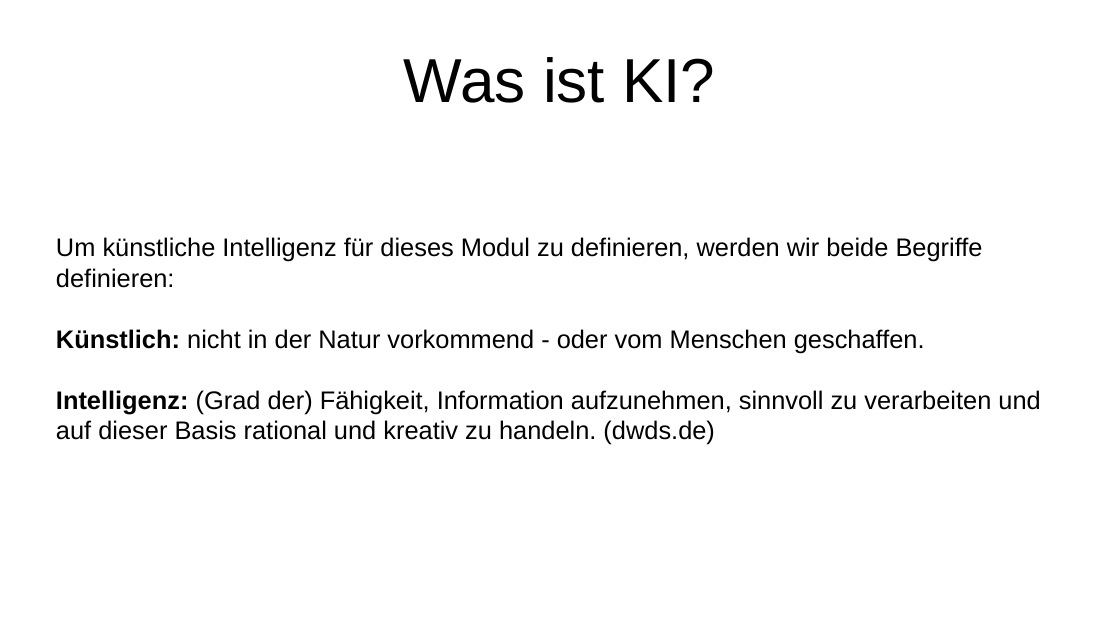
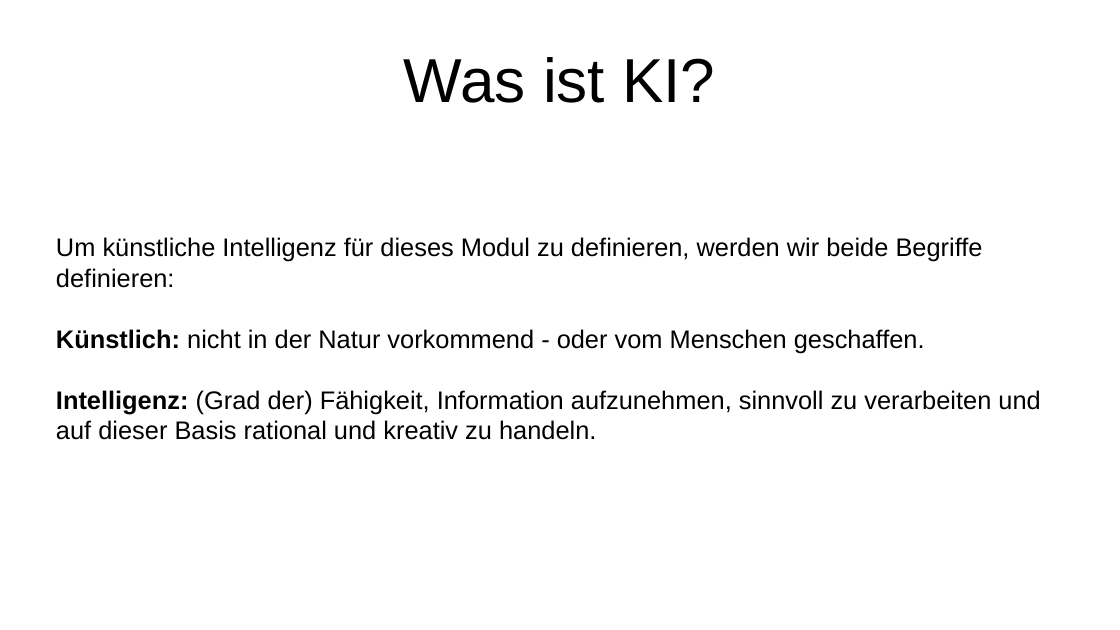
Before and after one commit to chuckgish/Modul_AKIB10_Grundlagen_KI, a slide deck: slide 1 of 1_Modul_Ueberblick/Skript.odp. Drawn at 1120x630 pixels with LibreOffice and Linux fonts; fonts in the diff are those of the drawing. Boxes give left, top, right and bottom in pixels: in the first picture for what was removed or moved away, otherwise in the second. Text is boxed around its words. In the diff, an @@ line names an element or a change of style, - is before the commit and + after.

```diff
--- a/1_Modul_Ueberblick/Skript.odp
+++ b/1_Modul_Ueberblick/Skript.odp
@@ subtitle at box(56, 390, 1040, 440): text changed @@
-Intelligenz: (Grad der) Fähigkeit, Information aufzunehmen, sinnvoll zu verarbeiten und auf dieser Basis rational und kreativ zu handeln. (dwds.de)
+Intelligenz: (Grad der) Fähigkeit, Information aufzunehmen, sinnvoll zu verarbeiten und auf dieser Basis rational und kreativ zu handeln.
```
Also in this commit, not shown: 1 other slide changed, 2 other files.
